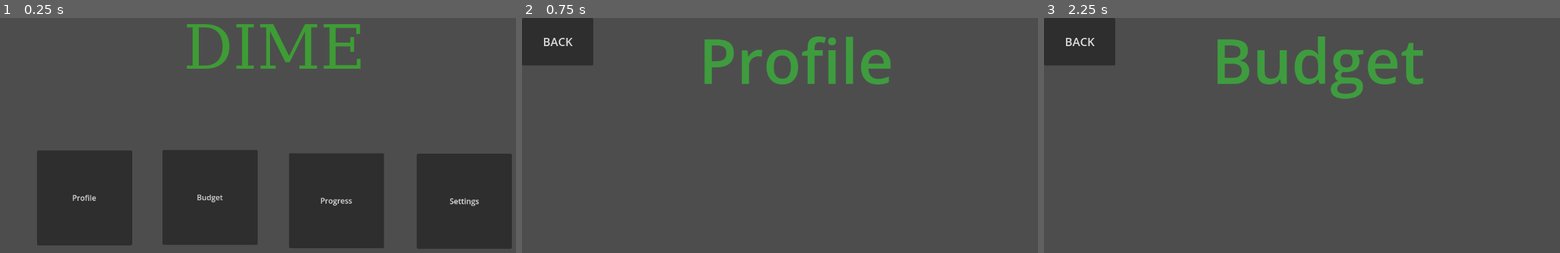
Above: before the commit, frames 1-3 (left to right).
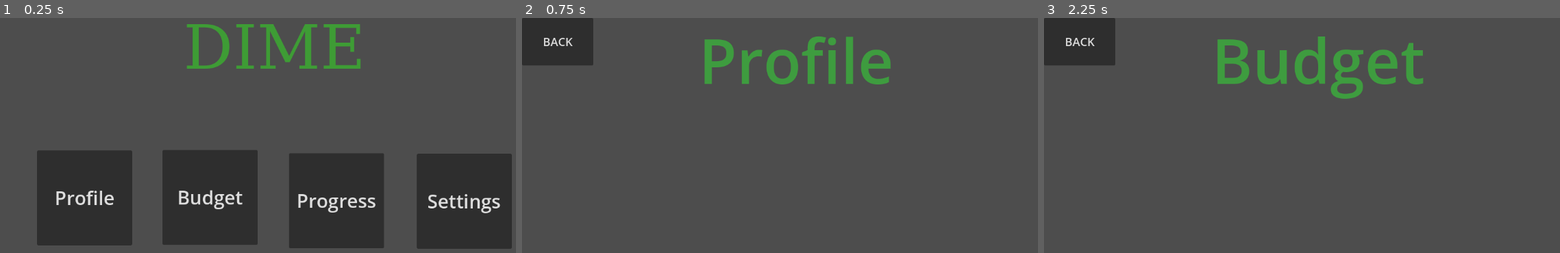
Above: after the commit, the same moments.

Repository: joelmathew27/project_dime
Game: Godot game, scene res://main.tscn
The game is run twice, just before and just after one commit, with the same random seed, the same clock (stepped at 60 frames per second) and the same inputs.
Inputs:
- Up to frame 1 (0.25 s): no input
- Up to frame 2 (0.75 s): click "Profile" at 0.5 s
- Up to frame 3 (2.25 s): click "BACK" at 1.25 s; click "Budget" at 2 s

The runs differ from the first frame. In frame 1, 1.6% of the frame differs, in the area x 10-97%, y 73-84%; in frame 2, nothing differs; in frame 3, nothing differs.

Commit message:
Nodes have titles and resize buttons

Diff:
--- a/tamuhack_gd_app/budget.tscn
+++ b/tamuhack_gd_app/budget.tscn
@@ -2,7 +2,7 @@
 
 [ext_resource type="Script" path="res://profile.gd" id="1_mmakw"]
 
-[node name="Profile" type="Control"]
+[node name="Budget" type="Control"]
 layout_mode = 3
 anchors_preset = 15
 anchor_right = 1.0
@@ -11,7 +11,7 @@
 grow_vertical = 2
 script = ExtResource("1_mmakw")
 
-[node name="Label" type="Label" parent="."]
+[node name="Title" type="Label" parent="."]
 layout_mode = 1
 anchors_preset = -1
 anchor_left = 0.478
@@ -29,7 +29,7 @@
 horizontal_alignment = 1
 vertical_alignment = 1
 
-[node name="Button" type="Button" parent="."]
+[node name="BackButton" type="Button" parent="."]
 custom_minimum_size = Vector2(150, 100)
 layout_mode = 0
 offset_right = 8.0
@@ -37,4 +37,4 @@
 theme_override_font_sizes/font_size = 24
 text = "BACK"
 
-[connection signal="pressed" from="Button" to="." method="_on_button_pressed"]
+[connection signal="pressed" from="BackButton" to="." method="_on_button_pressed"]
--- a/tamuhack_gd_app/main.tscn
+++ b/tamuhack_gd_app/main.tscn
@@ -54,6 +54,7 @@
 offset_bottom = -169.0
 grow_horizontal = 2
 grow_vertical = 0
+theme_override_font_sizes/font_size = 40
 text = "Profile"
 
 [node name="BudgetButton" type="Button" parent="."]
@@ -70,6 +71,7 @@
 offset_bottom = -170.0
 grow_horizontal = 2
 grow_vertical = 0
+theme_override_font_sizes/font_size = 40
 text = "Budget"
 
 [node name="ProgressButton" type="Button" parent="."]
@@ -86,6 +88,7 @@
 offset_bottom = -163.0
 grow_horizontal = 2
 grow_vertical = 0
+theme_override_font_sizes/font_size = 40
 text = "Progress"
 
 [node name="SettingsButton" type="Button" parent="."]
@@ -102,6 +105,7 @@
 offset_bottom = -162.0
 grow_horizontal = 2
 grow_vertical = 0
+theme_override_font_sizes/font_size = 40
 text = "Settings"
 
 [connection signal="pressed" from="ProfileButton" to="." method="_on_profile_button_pressed"]
--- a/tamuhack_gd_app/profile.tscn
+++ b/tamuhack_gd_app/profile.tscn
@@ -11,7 +11,7 @@
 grow_vertical = 2
 script = ExtResource("1_gpn40")
 
-[node name="Label" type="Label" parent="."]
+[node name="Title" type="Label" parent="."]
 layout_mode = 1
 anchors_preset = -1
 anchor_left = 0.478
@@ -29,7 +29,7 @@
 horizontal_alignment = 1
 vertical_alignment = 1
 
-[node name="Button" type="Button" parent="."]
+[node name="BackButton" type="Button" parent="."]
 custom_minimum_size = Vector2(150, 100)
 layout_mode = 0
 offset_right = 8.0
@@ -37,4 +37,4 @@
 theme_override_font_sizes/font_size = 24
 text = "BACK"
 
-[connection signal="pressed" from="Button" to="." method="_on_button_pressed"]
+[connection signal="pressed" from="BackButton" to="." method="_on_button_pressed"]
--- a/tamuhack_gd_app/progress.tscn
+++ b/tamuhack_gd_app/progress.tscn
@@ -2,7 +2,7 @@
 
 [ext_resource type="Script" path="res://profile.gd" id="1_77t87"]
 
-[node name="Profile" type="Control"]
+[node name="Progress" type="Control"]
 layout_mode = 3
 anchors_preset = 15
 anchor_right = 1.0
@@ -11,30 +11,32 @@
 grow_vertical = 2
 script = ExtResource("1_77t87")
 
-[node name="Label" type="Label" parent="."]
+[node name="Title" type="Label" parent="."]
 layout_mode = 1
-anchors_preset = -1
-anchor_left = 0.478
-anchor_top = 1.0
-anchor_right = 0.478
-anchor_bottom = 1.0
-offset_left = 0.343994
-offset_top = -648.0
-offset_right = 51.344
-offset_bottom = -625.0
+anchors_preset = 5
+anchor_left = 0.5
+anchor_right = 0.5
+offset_left = -272.5
+offset_right = 272.5
+offset_bottom = 178.0
 grow_horizontal = 2
+size_flags_horizontal = 6
+size_flags_vertical = 0
 theme_override_colors/font_color = Color(0.243137, 0.611765, 0.247059, 1)
 theme_override_font_sizes/font_size = 130
 text = "Progress"
 horizontal_alignment = 1
 vertical_alignment = 1
 
-[node name="Button" type="Button" parent="."]
+[node name="BackButton" type="Button" parent="."]
 custom_minimum_size = Vector2(150, 100)
-layout_mode = 0
-offset_right = 8.0
-offset_bottom = 8.0
+layout_mode = 2
+offset_right = 150.0
+offset_bottom = 100.0
+size_flags_horizontal = 0
+size_flags_vertical = 0
 theme_override_font_sizes/font_size = 24
 text = "BACK"
+vertical_icon_alignment = 0
 
-[connection signal="pressed" from="Button" to="." method="_on_button_pressed"]
+[connection signal="pressed" from="BackButton" to="." method="_on_button_pressed"]
--- a/tamuhack_gd_app/settings.tscn
+++ b/tamuhack_gd_app/settings.tscn
@@ -2,7 +2,7 @@
 
 [ext_resource type="Script" path="res://profile.gd" id="1_fqw2t"]
 
-[node name="Profile" type="Control"]
+[node name="Settings" type="Control"]
 layout_mode = 3
 anchors_preset = 15
 anchor_right = 1.0
@@ -11,7 +11,7 @@
 grow_vertical = 2
 script = ExtResource("1_fqw2t")
 
-[node name="Label" type="Label" parent="."]
+[node name="Title" type="Label" parent="."]
 layout_mode = 1
 anchors_preset = -1
 anchor_left = 0.478
@@ -29,7 +29,7 @@
 horizontal_alignment = 1
 vertical_alignment = 1
 
-[node name="Button" type="Button" parent="."]
+[node name="BackButton" type="Button" parent="."]
 custom_minimum_size = Vector2(150, 100)
 layout_mode = 0
 offset_right = 8.0
@@ -37,4 +37,4 @@
 theme_override_font_sizes/font_size = 24
 text = "BACK"
 
-[connection signal="pressed" from="Button" to="." method="_on_button_pressed"]
+[connection signal="pressed" from="BackButton" to="." method="_on_button_pressed"]
